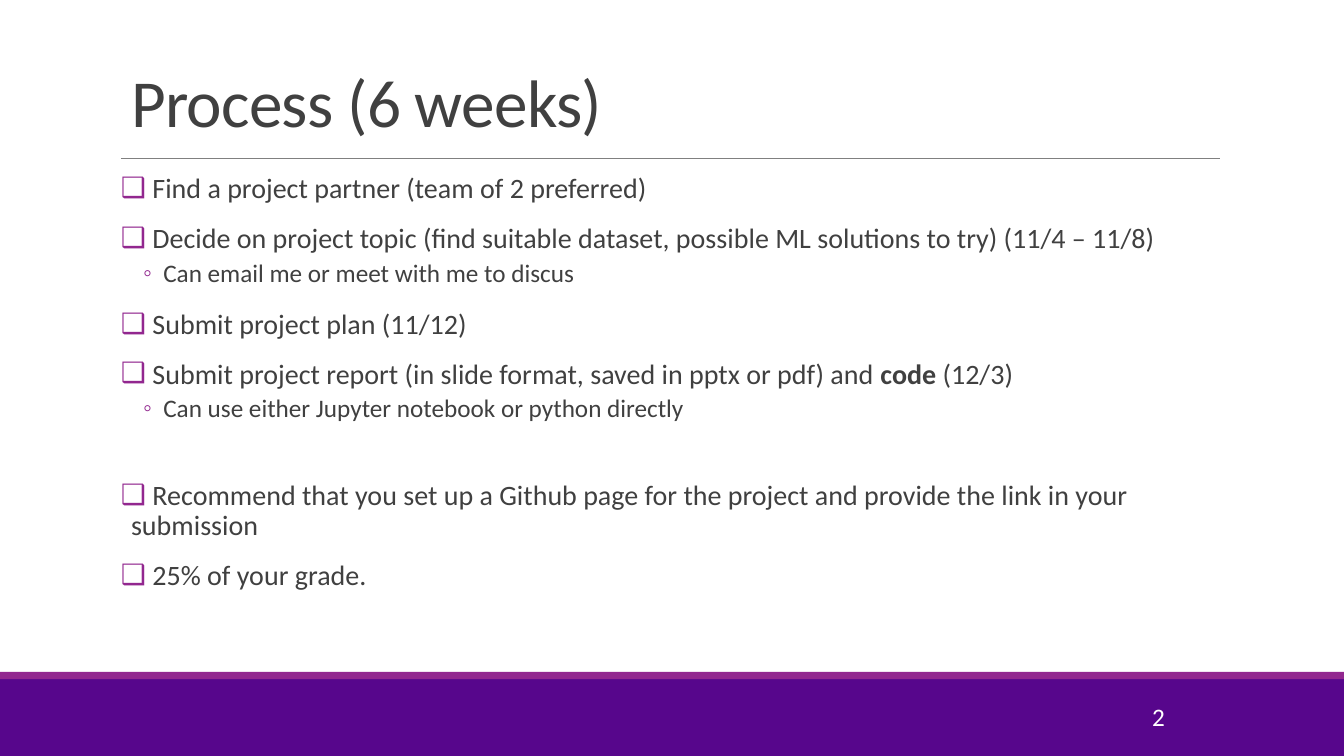
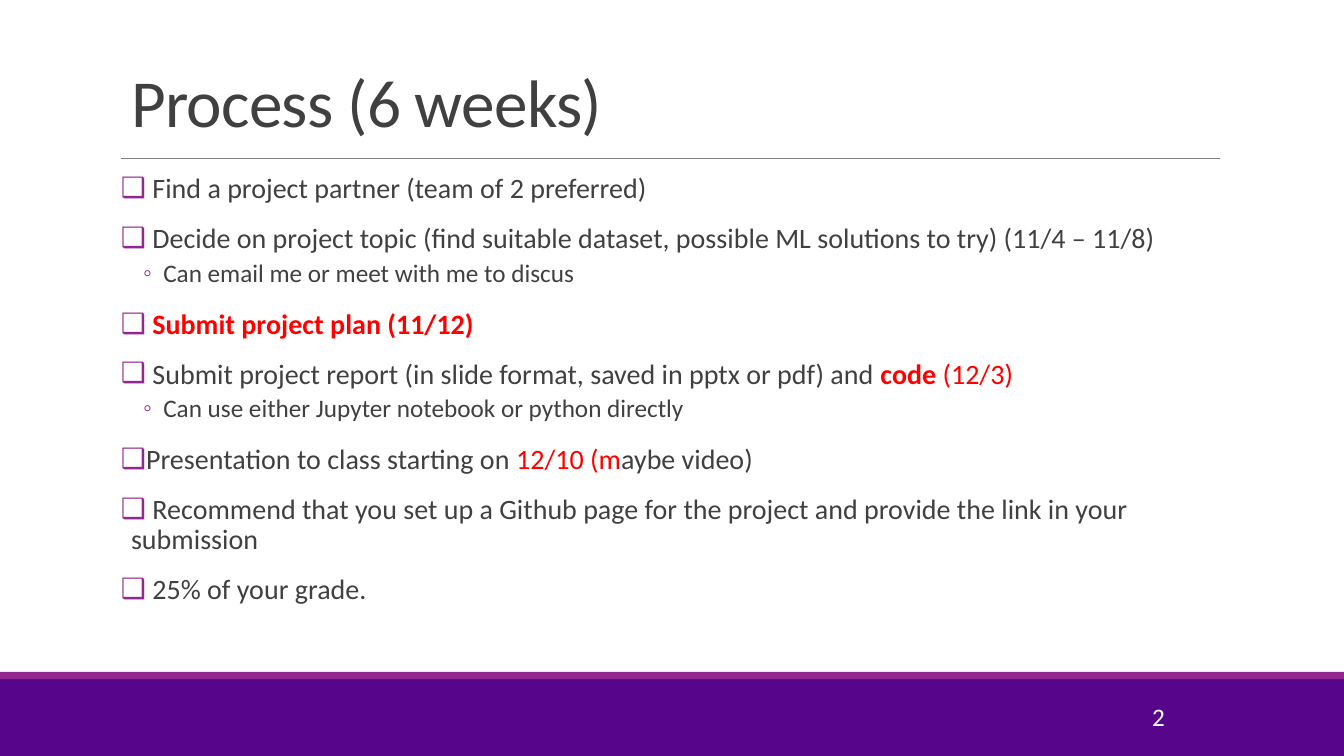
Before and after one commit to GusSand/introml, a slide deck: slide 2 of lectures/ProjGuideline_F19.pptx. Drawn at 1344x756 pixels with LibreOffice and Linux fonts; fonts in the diff are those of the drawing; background and template pictures are left out. Boxes give left, top, right and bottom in pixels: in the first picture for what was removed or moved away, otherwise in the second. Text is boxed around its words. In the diff, an @@ line names an element or a change of style, - is before the commit and + after.

```diff
--- a/lectures/ProjGuideline_F19.pptx
+++ b/lectures/ProjGuideline_F19.pptx
@@ text at [152,313,1013,389]: text colour #404040 to #FF0000 in "Submit project plan (11/12)", "code (12/3)"; bold on in "Submit project plan (11/12)" @@
@@ text at [146,448,753,474]: paragraph added @@
+❑ Presentation to class starting on 12/10 (maybe video)
```
Also in this commit, not shown: 1 slide added, 12 other files.
